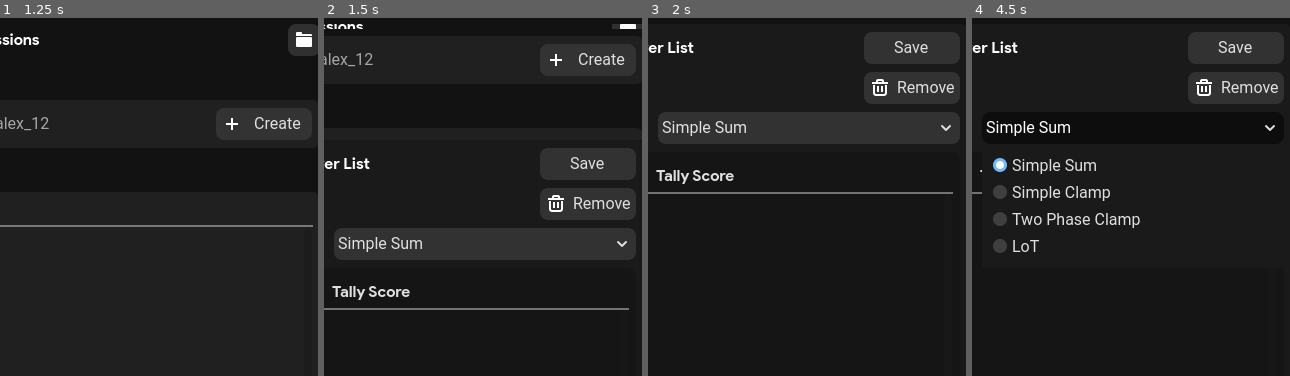
Above: before the commit, frames 1-4 (left to right).
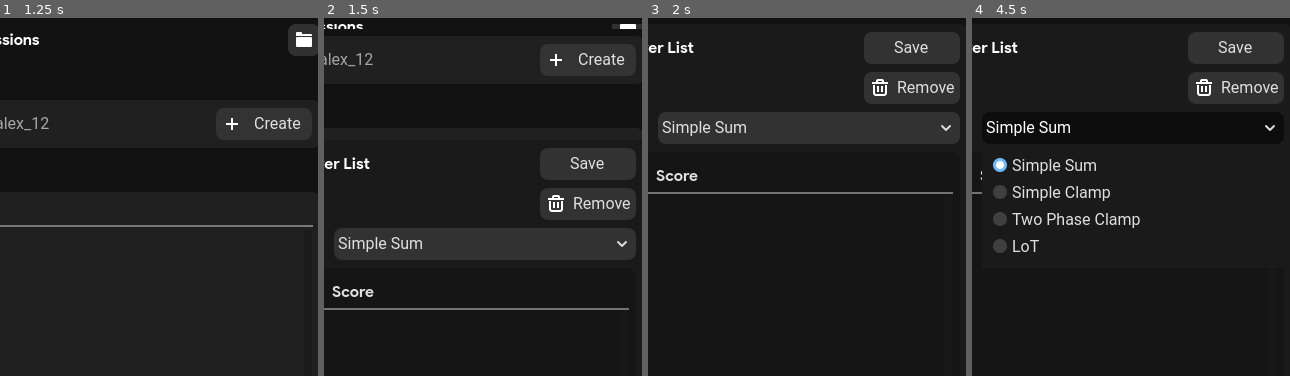
Above: after the commit, the same moments.

Repository: bububirb/point-calculator
Game: Godot game, scene res://scenes/sessions_list.tscn
Same seed, same stepped clock (60 frames per second), same inputs: the game is played once before the commit and once after it.
Inputs (mouse positions are % of the whole screen's width and height, from its top left):
- Up to frame 1 (1.25 s): click (29, 15) at 0.52 s; type "Alex" at 0.6 s; click (25, 98) at 0.75 s; type "12" at 0.83 s
- Up to frame 2 (1.5 s): click "Players" at 1.25 s
- Up to frame 3 (2 s): no input
- Up to frame 4 (4.5 s): click (97, 1) at 2 s; click (45, 10) at 2.75 s; click "Remove" at 3.5 s; click "Simple Sum" at 4.25 s
The pictures show only the part of the screen within x 49-99%, y 0-50%; the shares and areas given below are measured in that part.

Frame 1 is identical in both runs. In frame 2, 0.4% of the frame differs, in the area x 2-28%, y 74-79%; in frame 3, 0.4%; in frame 4, less than 0.1%.

Commit message:
Unified Player List Script

Diff:
--- a/scenes/global_player_list.tscn
+++ b/scenes/global_player_list.tscn
@@ -1,6 +1,6 @@
 [gd_scene load_steps=9 format=3 uid="uid://cl2ianka1guo4"]
 
-[ext_resource type="Script" path="res://scripts/global_player_list.gd" id="1_u335h"]
+[ext_resource type="Script" path="res://scripts/player_list.gd" id="1_ir5yv"]
 [ext_resource type="StyleBox" uid="uid://dnp3en0ribwes" path="res://resources/styles/card_desktop.tres" id="2_rpr3g"]
 [ext_resource type="FontFile" uid="uid://b7c8c5oithayr" path="res://resources/fonts/product_sans_bold.ttf" id="3_adho4"]
 [ext_resource type="Texture2D" uid="uid://ieyk52a6wdua" path="res://assets/icons/new_small.svg" id="4_4kcu1"]
@@ -16,7 +16,7 @@
 anchor_bottom = 1.0
 grow_horizontal = 2
 grow_vertical = 2
-script = ExtResource("1_u335h")
+script = ExtResource("1_ir5yv")
 
 [node name="Panel" type="Panel" parent="."]
 layout_mode = 1
@@ -131,8 +131,6 @@
 custom_minimum_size = Vector2(480, 0)
 layout_mode = 2
 size_flags_vertical = 3
-show_local_scores = false
-show_global_scores = true
 
 [node name="ScrollContainer" type="ScrollContainer" parent="Panel/VBoxContainer/AdaptiveContainer"]
 layout_mode = 2
--- a/scenes/player_entry.tscn
+++ b/scenes/player_entry.tscn
@@ -77,6 +77,14 @@
 text = "Player"
 vertical_alignment = 1
 
+[node name="MatchesLabel" type="Label" parent="Labels"]
+visible = false
+layout_mode = 2
+size_flags_horizontal = 3
+size_flags_vertical = 1
+text = "0"
+vertical_alignment = 1
+
 [node name="LocalScoreLabel" type="Label" parent="Labels"]
 layout_mode = 2
 size_flags_horizontal = 3
--- a/scenes/player_item_list.tscn
+++ b/scenes/player_item_list.tscn
@@ -82,6 +82,30 @@
 texture = ExtResource("3_tq2wr")
 stretch_mode = 3
 
+[node name="MatchesSortButton" type="Button" parent="VBoxContainer/Panel/Labels"]
+visible = false
+layout_mode = 2
+size_flags_horizontal = 3
+theme_override_fonts/font = ExtResource("2_q0wgs")
+text = "Matches"
+flat = true
+alignment = 0
+icon_alignment = 2
+
+[node name="Arrow" type="TextureRect" parent="VBoxContainer/Panel/Labels/MatchesSortButton"]
+visible = false
+layout_mode = 1
+anchors_preset = 11
+anchor_left = 1.0
+anchor_right = 1.0
+anchor_bottom = 1.0
+offset_left = -32.0
+offset_right = -8.0
+grow_horizontal = 0
+grow_vertical = 2
+texture = ExtResource("3_tq2wr")
+stretch_mode = 3
+
 [node name="LocalScoreSortButton" type="Button" parent="VBoxContainer/Panel/Labels"]
 layout_mode = 2
 size_flags_horizontal = 3
@@ -145,5 +169,6 @@
 theme_override_constants/separation = 0
 
 [connection signal="pressed" from="VBoxContainer/Panel/Labels/PlayerNameSortButton" to="." method="_on_sort_button_pressed" binds= ["player_name"]]
+[connection signal="pressed" from="VBoxContainer/Panel/Labels/MatchesSortButton" to="." method="_on_sort_button_pressed" binds= ["matches"]]
 [connection signal="pressed" from="VBoxContainer/Panel/Labels/LocalScoreSortButton" to="." method="_on_sort_button_pressed" binds= ["local_score"]]
 [connection signal="pressed" from="VBoxContainer/Panel/Labels/GlobalScoreSortButton" to="." method="_on_sort_button_pressed" binds= ["global_score"]]
--- a/scenes/player_list.tscn
+++ b/scenes/player_list.tscn
@@ -135,7 +135,7 @@
 custom_minimum_size = Vector2(480, 0)
 layout_mode = 2
 size_flags_vertical = 3
-show_global_scores = true
+show_local_scores = true
 
 [node name="ScrollContainer" type="ScrollContainer" parent="Panel/VBoxContainer/AdaptiveContainer"]
 layout_mode = 2
